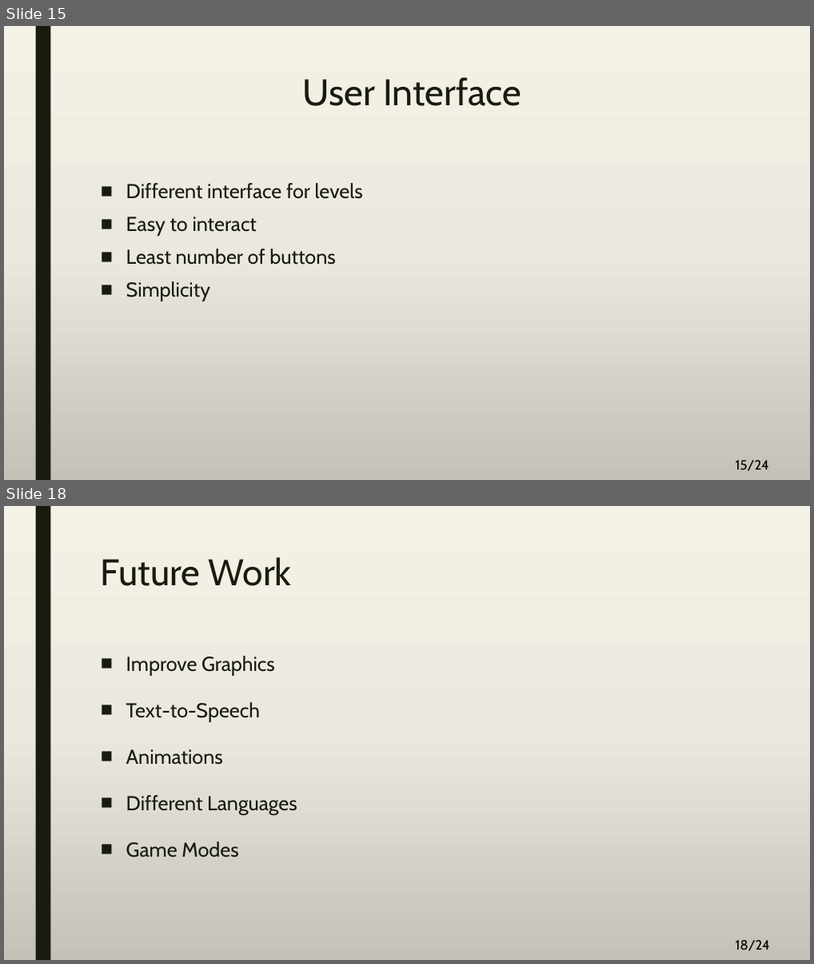
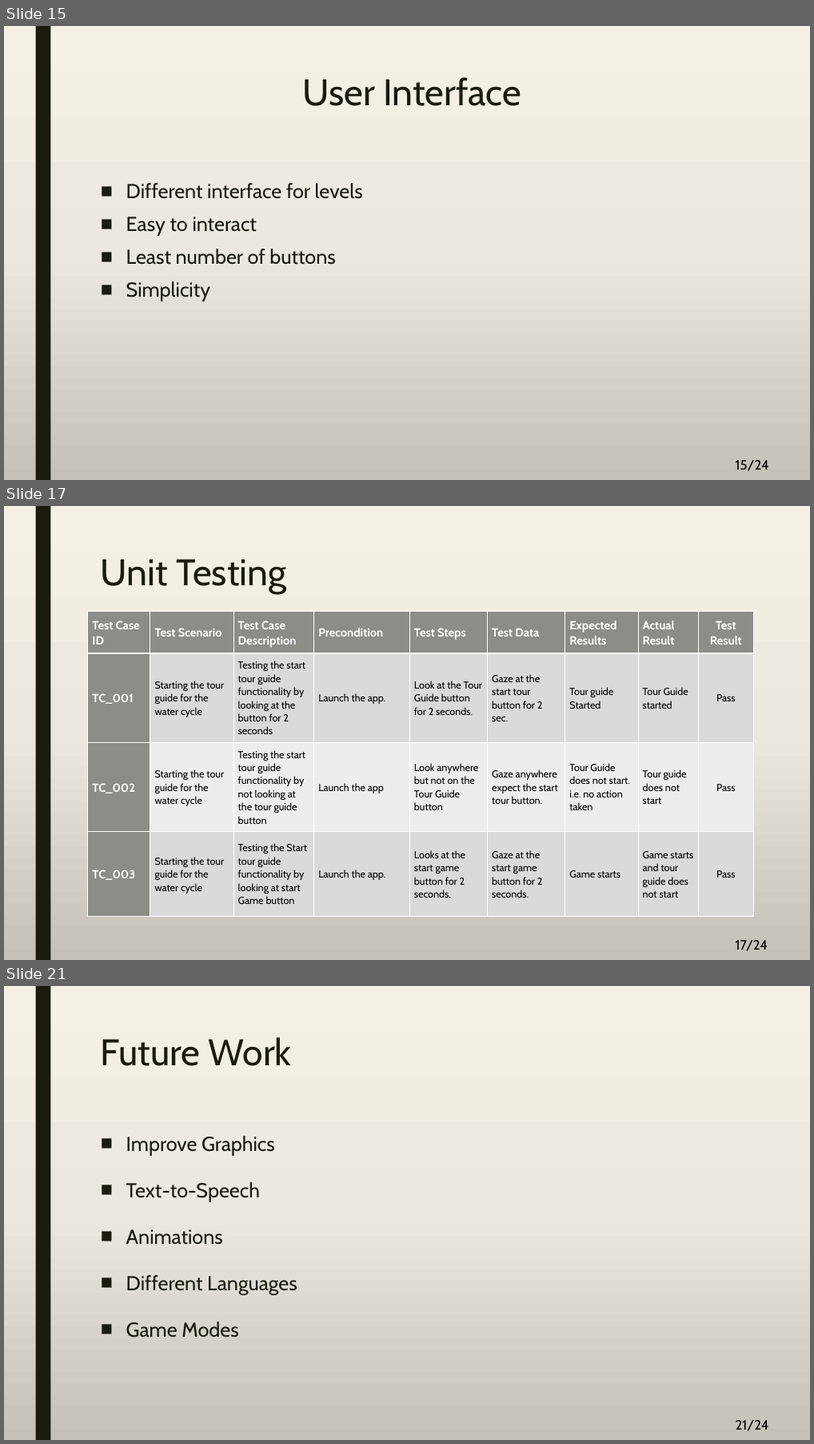
Before and after one commit to A-3li/Capstone, a slide deck: Final.pptx. Shown one above the other, each under a label of ours: slides 15 and 18 before the commit, slides 15, 17 and 21 after it; the slides between them are not shown. The pictures are 814x964 and 814x1444 pixels, drawn with LibreOffice and Linux fonts; fonts in the diff are those of the drawing. Boxes give left, top, right and bottom in pixels: in the first picture for what was removed or moved away, otherwise in the second. Text is boxed around its words. In the diff, an @@ line names an element or a change of style, - is before the commit and + after.

```diff
--- a/Final.pptx
+++ b/Final.pptx
@@ slide 17 added at (4, 506, 810, 960), background gradient #F4F2E7 to #EBEAE0 to #C4C3B9; not listed: 2 template elements that a slide beside it also shows @@
@@ title added at (101, 559, 286, 594), 44 pt, text #191B0E @@
+Unit Testing
@@ table added at (88, 612, 754, 916), 4 rows, 9 columns @@
+Test Case ID | Test Scenario | Test Case Description | Precondition | Test Steps | Test Data | Expected Results | Actual Result | Test / Result
+TC_001 | Starting the tour guide for the water cycle | Testing the start tour guide functionality by looking at the button for 2 seconds | Launch the app. | Look at the Tour Guide button for 2 seconds. | Gaze at the start tour button for 2 sec. | Tour guide Started | Tour Guide started | Pass
+TC_002 | Starting the tour guide for the water cycle | Testing the start tour guide functionality by not looking at the tour guide button | Launch the app | Look anywhere but not on the Tour Guide button | Gaze anywhere expect the start tour button. | Tour Guide does not start. i.e. no action taken | Tour guide does not start | Pass
+TC_003 | Starting the tour guide for the water cycle | Testing the Start tour guide functionality by looking at start Game button | Launch the app. | Looks at the start game button for 2 seconds. | Gaze at the start game button for 2 seconds. | Game starts | Game starts and tour guide does not start | Pass
@@ what was slide 18 is now slide 21 @@
@@ page number at (736, 1420, 770, 1431): text changed @@
-18/24
+21/24
```
Also in this commit, not shown: 1 slide changed, 3 other slides added, 1 slide removed.
